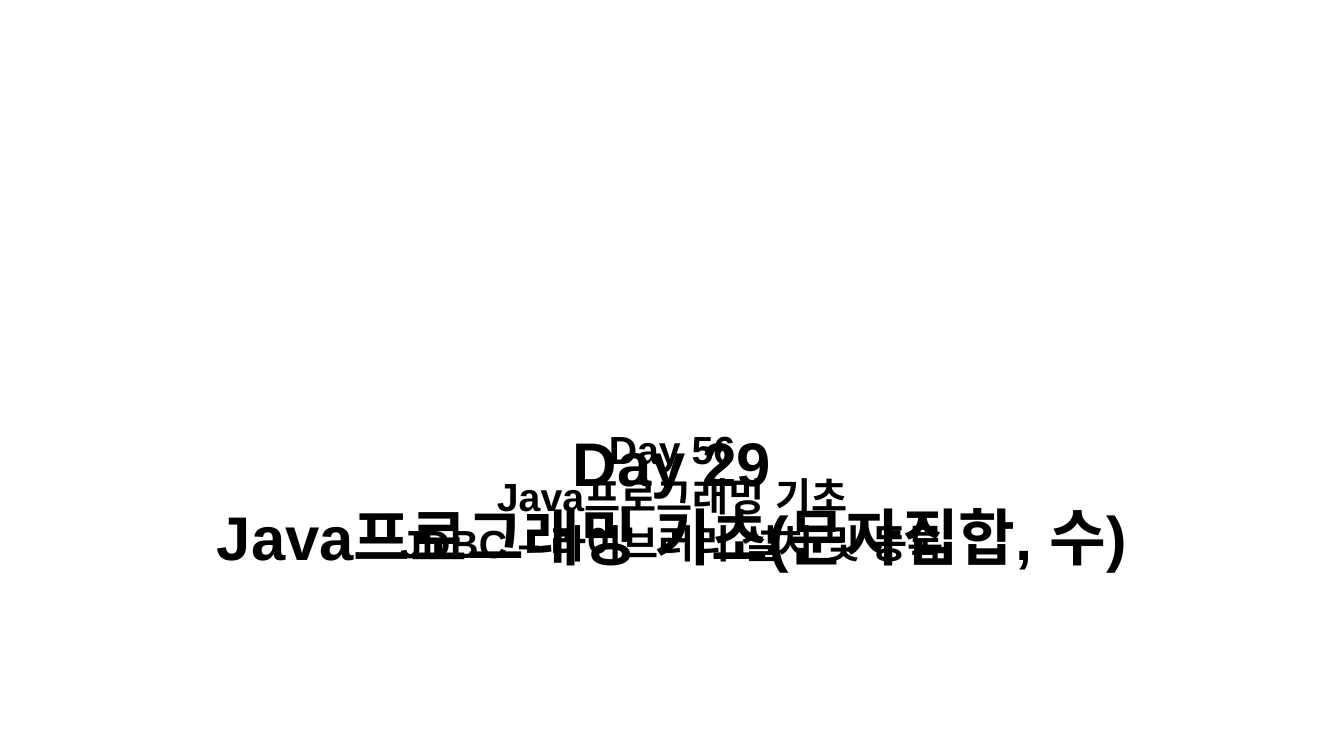
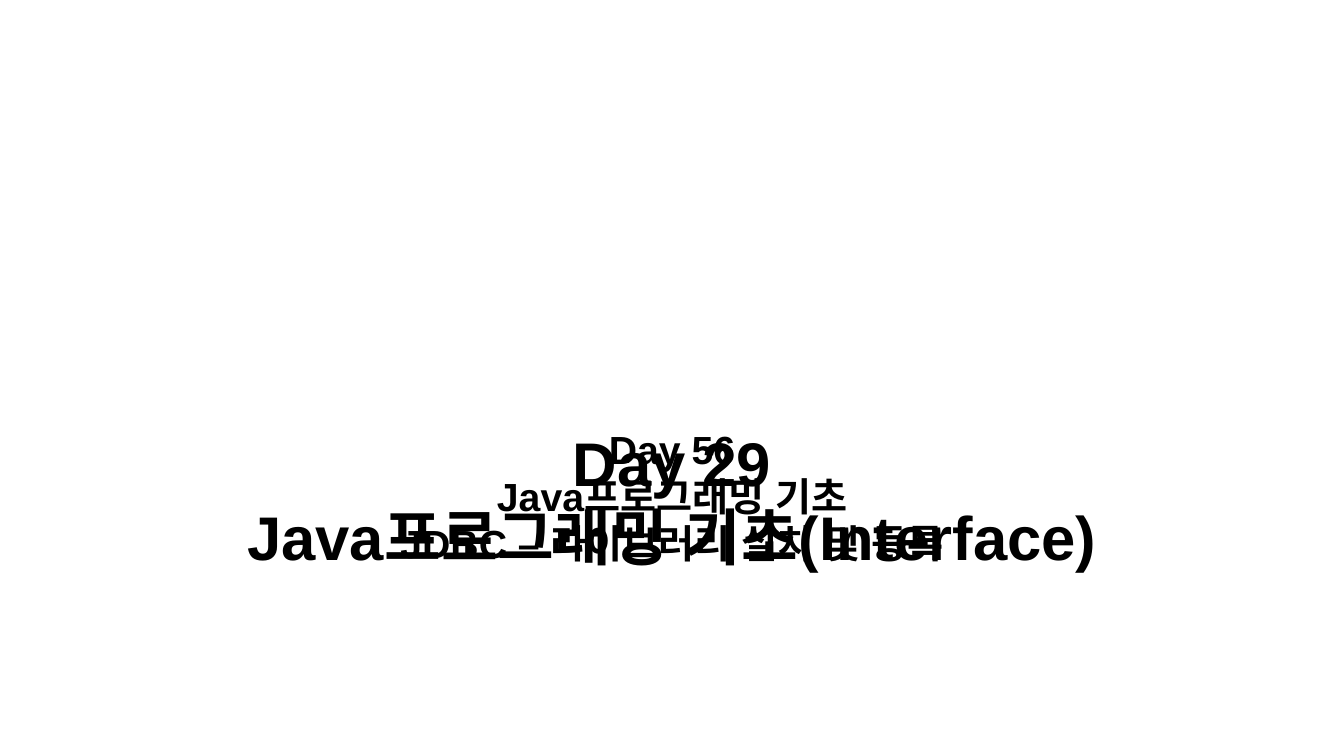
Before and after one commit to kknaks/kknaks.github.io, a slide deck: slide 28 of assets/img/posts/ClassThumbnail.pptx (slide 31 before the commit). Drawn at 1344x756 pixels with LibreOffice and Linux fonts; fonts in the diff are those of the drawing; background and template pictures are left out. Boxes give left, top, right and bottom in pixels: in the first picture for what was removed or moved away, otherwise in the second. Text is boxed around its words. In the diff, an @@ line names an element or a change of style, - is before the commit and + after.

```diff
--- a/assets/img/posts/ClassThumbnail.pptx
+++ b/assets/img/posts/ClassThumbnail.pptx
@@ text at box(247, 497, 1096, 573): text changed @@
-Java프로그래밍 기초(문자집합, 수)
+Java프로그래밍 기초(Interface)
```
Also in this commit, not shown: 26 other slides changed, 3 slides removed, 21 other files.
